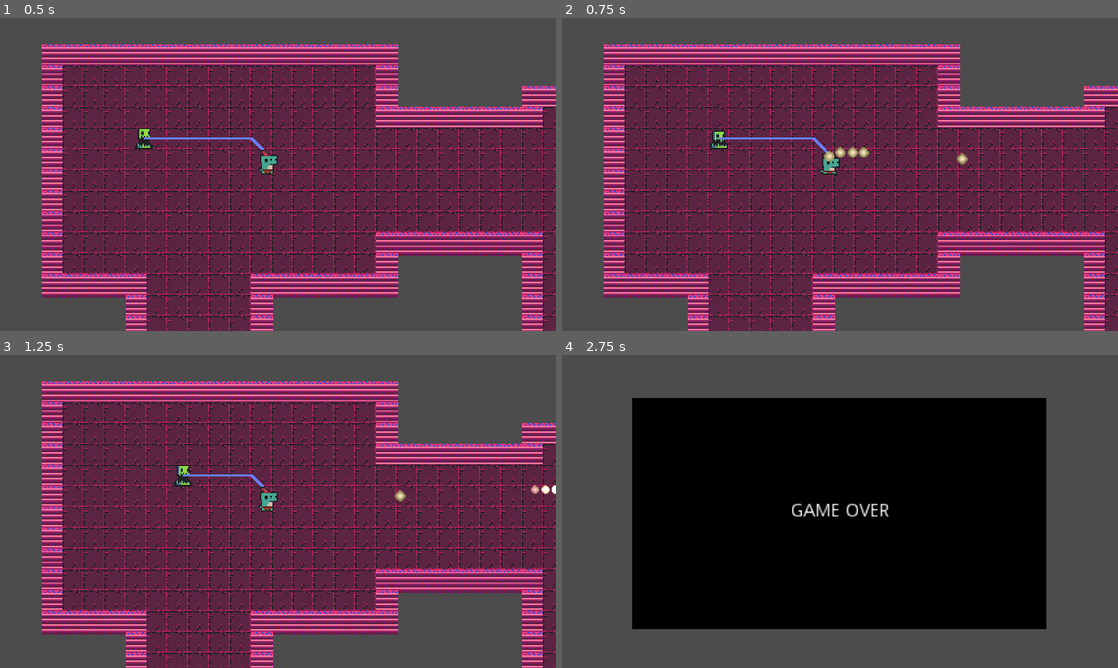
Above: before the commit, frames 1-4 (two rows, left to right).
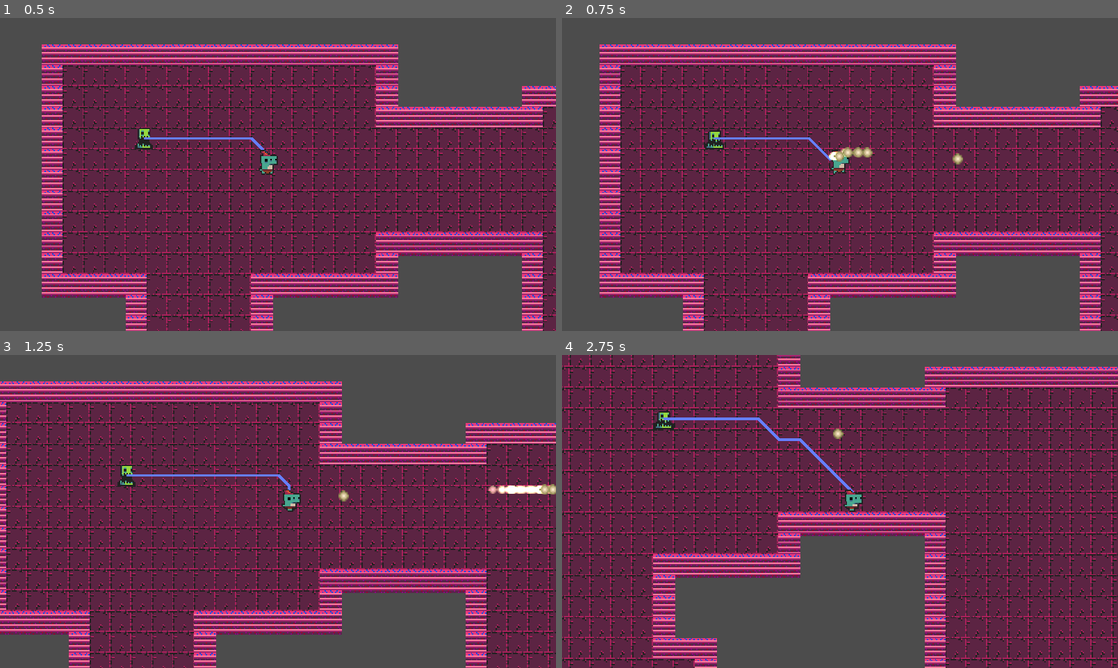
Above: after the commit, the same moments.

Repository: Lynneo002/top-down-food-shooter
Game: Godot game, scene res://Node2D.tscn
The game is run twice, just before and just after one commit, with the same random seed, the same clock (stepped at 60 frames per second) and the same inputs.
Inputs (mouse positions are in pixels of both pictures, inside the frame that each line leads up to):
- Up to frame 1 (0.5 s): no input
- Up to frame 2 (0.75 s): move the mouse to (962, 158) at 0.52 s; hold D (ui_right, bound only after the commit) from 0.53 s (still down); click (962, 158) at 0.67 s
- Up to frame 3 (1.25 s): keep holding D (ui_right, bound only after the commit)
- Up to frame 4 (2.75 s): move the mouse to (728, 527) at 1.27 s; release D (ui_right, bound only after the commit) at 1.28 s; hold S (ui_down, bound only after the commit) 1.28-2.03 s; move the mouse to (895, 442) at 2.02 s; hold D (ui_right, bound only after the commit) from 2.03 s (still down)

Frame 1 is identical in both runs. In frame 2, 22% of the frame differs, in the area x 6-100%, y 8-100%; in frame 3, 39%; in frame 4, 91%, in the area x 0-100%, y 0-100%.

Commit message:
Changed key bindings for WASD

Diff:
--- a/project.godot
+++ b/project.godot
@@ -38,6 +38,33 @@
 window/size/test_height=540
 window/stretch/mode="2d"
 
+[input]
+
+ui_left={
+"deadzone": 0.5,
+"events": [ Object(InputEventKey,"resource_local_to_scene":false,"resource_name":"","device":0,"alt":false,"shift":false,"control":false,"meta":false,"command":false,"pressed":false,"scancode":65,"unicode":0,"echo":false,"script":null)
+, Object(InputEventJoypadButton,"resource_local_to_scene":false,"resource_name":"","device":0,"button_index":14,"pressure":0.0,"pressed":false,"script":null)
+ ]
+}
+ui_right={
+"deadzone": 0.5,
+"events": [ Object(InputEventKey,"resource_local_to_scene":false,"resource_name":"","device":0,"alt":false,"shift":false,"control":false,"meta":false,"command":false,"pressed":false,"scancode":68,"unicode":0,"echo":false,"script":null)
+, Object(InputEventJoypadButton,"resource_local_to_scene":false,"resource_name":"","device":0,"button_index":15,"pressure":0.0,"pressed":false,"script":null)
+ ]
+}
+ui_up={
+"deadzone": 0.5,
+"events": [ Object(InputEventKey,"resource_local_to_scene":false,"resource_name":"","device":0,"alt":false,"shift":false,"control":false,"meta":false,"command":false,"pressed":false,"scancode":87,"unicode":0,"echo":false,"script":null)
+, Object(InputEventJoypadButton,"resource_local_to_scene":false,"resource_name":"","device":0,"button_index":12,"pressure":0.0,"pressed":false,"script":null)
+ ]
+}
+ui_down={
+"deadzone": 0.5,
+"events": [ Object(InputEventKey,"resource_local_to_scene":false,"resource_name":"","device":0,"alt":false,"shift":false,"control":false,"meta":false,"command":false,"pressed":false,"scancode":83,"unicode":0,"echo":false,"script":null)
+, Object(InputEventJoypadButton,"resource_local_to_scene":false,"resource_name":"","device":0,"button_index":13,"pressure":0.0,"pressed":false,"script":null)
+ ]
+}
+
 [physics]
 
 common/enable_pause_aware_picking=true
